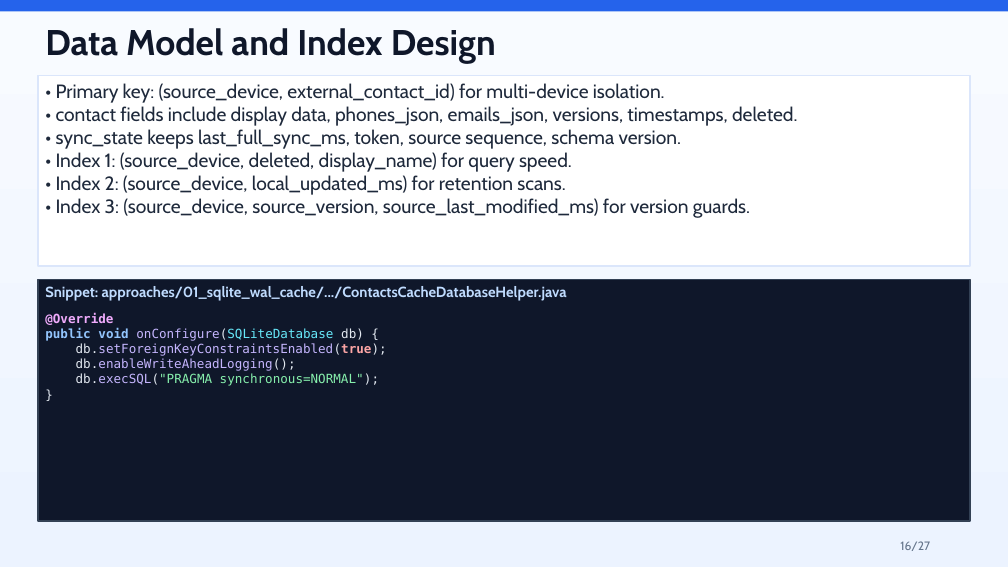
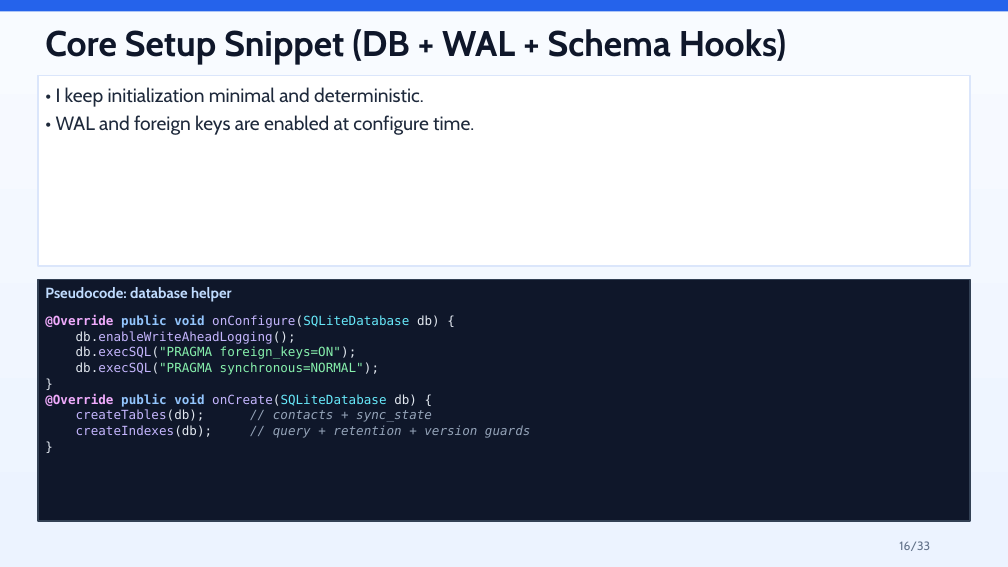
Before and after one commit to partharock/zweithreads-case-study, a slide deck: slide 16 of docs/AAOS_Persistent_Contacts_Case_Study_Presentation.pptx. Drawn at 1008x567 pixels with LibreOffice and Linux fonts; fonts in the diff are those of the drawing. Boxes give left, top, right and bottom in pixels: in the first picture for what was removed or moved away, otherwise in the second. Text is boxed around its words. In the diff, an @@ line names an element or a change of style, - is before the commit and + after.

Commit message:
Update `generate_case_study_ppt.py` to support advanced slide elements and split output into main and appendix decks.
Key changes:
- Added `TableData` and `IndexEntry` dataclasses to support structured tables and interactive index cards with hyperlinks.
- Implemented `table_xml` and `index_card_shape_xml` to generate complex OpenXML shapes.
- Enhanced `paragraph_xml` and `run_xml` with support for custom line spacing, spacing before/after, and hyperlinking.
- Updated `slide_xml` to handle new layouts including tables, index cards, and improved code block styling.
- Refactored slide generation into `build_main_slides` and `build_appendix_slides`, producing two distinct PPTX files.
- Added comprehensive case study content covering executive summaries, data lifecycles, security threat models, and operational runbooks.

```diff
--- a/docs/AAOS_Persistent_Contacts_Case_Study_Presentation.pptx
+++ b/docs/AAOS_Persistent_Contacts_Case_Study_Presentation.pptx
@@ text at bbox=[45, 29, 786, 64]: text changed @@
-Data Model and Index Design
+Core Setup Snippet (DB + WAL + Schema Hooks)
@@ text in rectangle at bbox=[56, 87, 474, 135]: text changed @@
-• Primary key: (source_device, external_contact_id) for multi-device isolation.
-• contact fields include display data, phones_json, emails_json, versions, timestamps, deleted.
-• sync_state keeps last_full_sync_ms, token, source sequence, schema version.
-• Index 1: (source_device, deleted, display_name) for query speed.
-• Index 2: (source_device, local_updated_ms) for retention scans.
-• Index 3: (source_device, source_version, source_last_modified_ms) for version guards.
+• I keep initialization minimal and deterministic.
+• WAL and foreign keys are enabled at configure time.
@@ text in rectangle at bbox=[45, 287, 440, 328]: text changed @@
-Snippet: approaches/01_sqlite_wal_cache/.../ContactsCacheDatabaseHelper.java
-@Override
-public void onConfigure(SQLiteDatabase db) {
-db.setForeignKeyConstraintsEnabled(true);
+Pseudocode: database helper
+@Override public void onConfigure(SQLiteDatabase db) {
@@ text in rectangle at bbox=[76, 346, 357, 359]: paragraph added @@
+db.execSQL("PRAGMA foreign_keys=ON");
@@ text in rectangle at bbox=[76, 331, 379, 375]: line spacing 1 to 1.02 @@
@@ text in rectangle at bbox=[45, 394, 530, 438]: paragraphs added @@
+@Override public void onCreate(SQLiteDatabase db) {
+createTables(db); // contacts + sync_state
+createIndexes(db); // query + retention + version guards
+}
@@ text at bbox=[899, 541, 930, 551]: text changed @@
-16/27
+16/33
```
Also in this commit, not shown: 6 other slides changed, 26 slides added, 20 slides removed, 2 other files.
